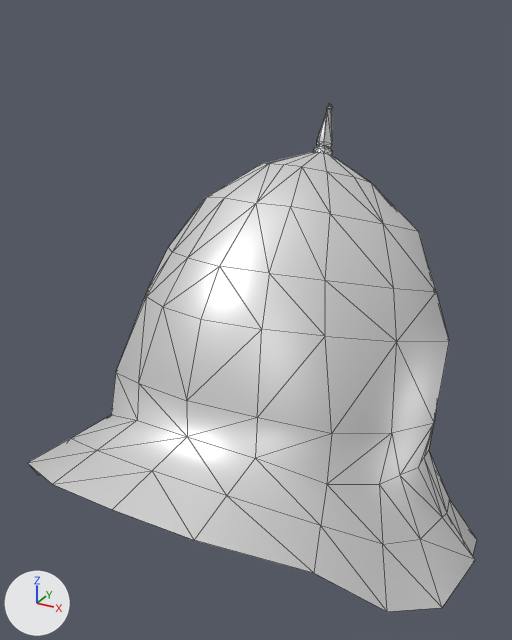
An edit to the COLLADA model art/meshes/props/helmet/hele_boeotian_d.dae, drawn before and after from the same camera.
Before and after are seen from a 50 mm camera at (0.39, -0.815, 0.889) aimed at (-0.032, -0.049, 0.506). The lights are fixed; the arrows at lower left show +X, +Y and +Z. Mesh edges are drawn as thin lines.

Objects in the first picture: 'Hele_boeotian_D'.
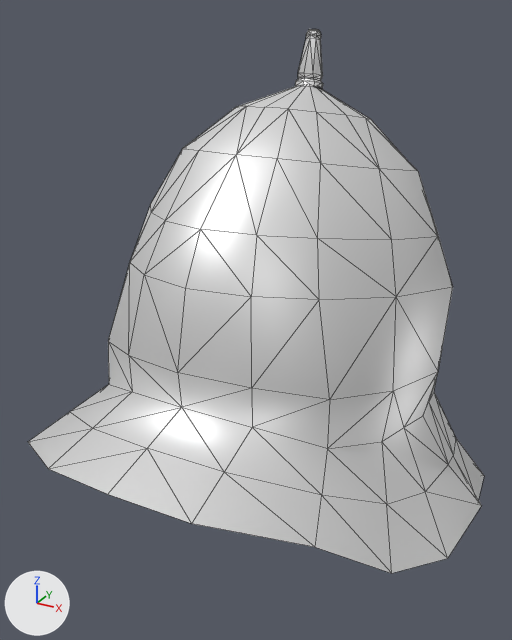
Commit message: Boeotian Hair

Changed parts and their boxes (x1, y1, x2, y2) in the pictures (512 x 640 px):
'Hele_boeotian_D', reshaped (7% taller): before (28, 104, 477, 612); after (28, 29, 484, 573)
part 1 of me_esfera_306, rebuilt: before (28, 151, 477, 612); after (28, 85, 484, 573)
part 2 of me_esfera_306, added: after (295, 29, 323, 89)
part 3 of me_esfera_306, deleted: before (314, 104, 333, 155)

The change, as a list of edits to the scene's bpy script:
```text
Change me_esfera_306:
    used by ob_hele_boeotian_d; location = (0.0, 0.0, 0.0)
    remove me_esfera_306.from_pydata(...)  # 224 vertices, 416 faces; spans x -0.296..0.296, y -0.395..0.298, z 0.12..0.773
    add me_esfera_306.from_pydata(...)  # 237 vertices, 440 faces; spans x -0.291..0.291, y -0.399..0.324, z 0.218..0.866
    me_esfera_306 part 1: the loose piece of 147 vertices spanning x -0.296..0.296, y -0.395..0.298, z 0.12..0.714 is rebuilt with 147 vertices and now spans x -0.291..0.291, y -0.399..0.324, z 0.218..0.806
    me_esfera_306 part 2: a new loose piece of 90 vertices spanning x -0.018..0.018, y 0.013..0.051, z 0.796..0.866, in mat_render_021 (white #e7e7e7)
    me_esfera_306 part 3: the loose piece of 77 vertices spanning x -0.013..0.013, y 0.065..0.11, z 0.702..0.773 is deleted
```
